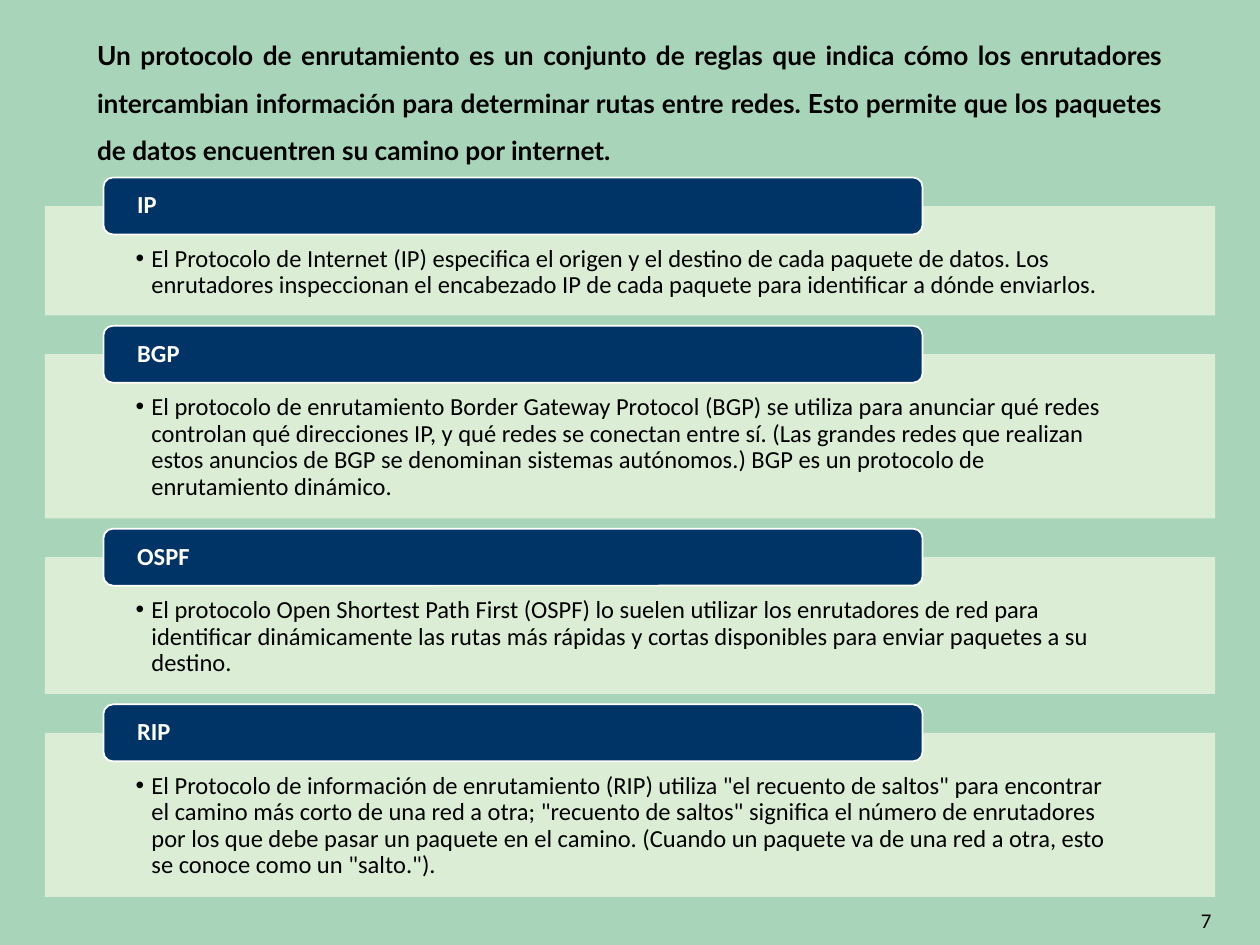
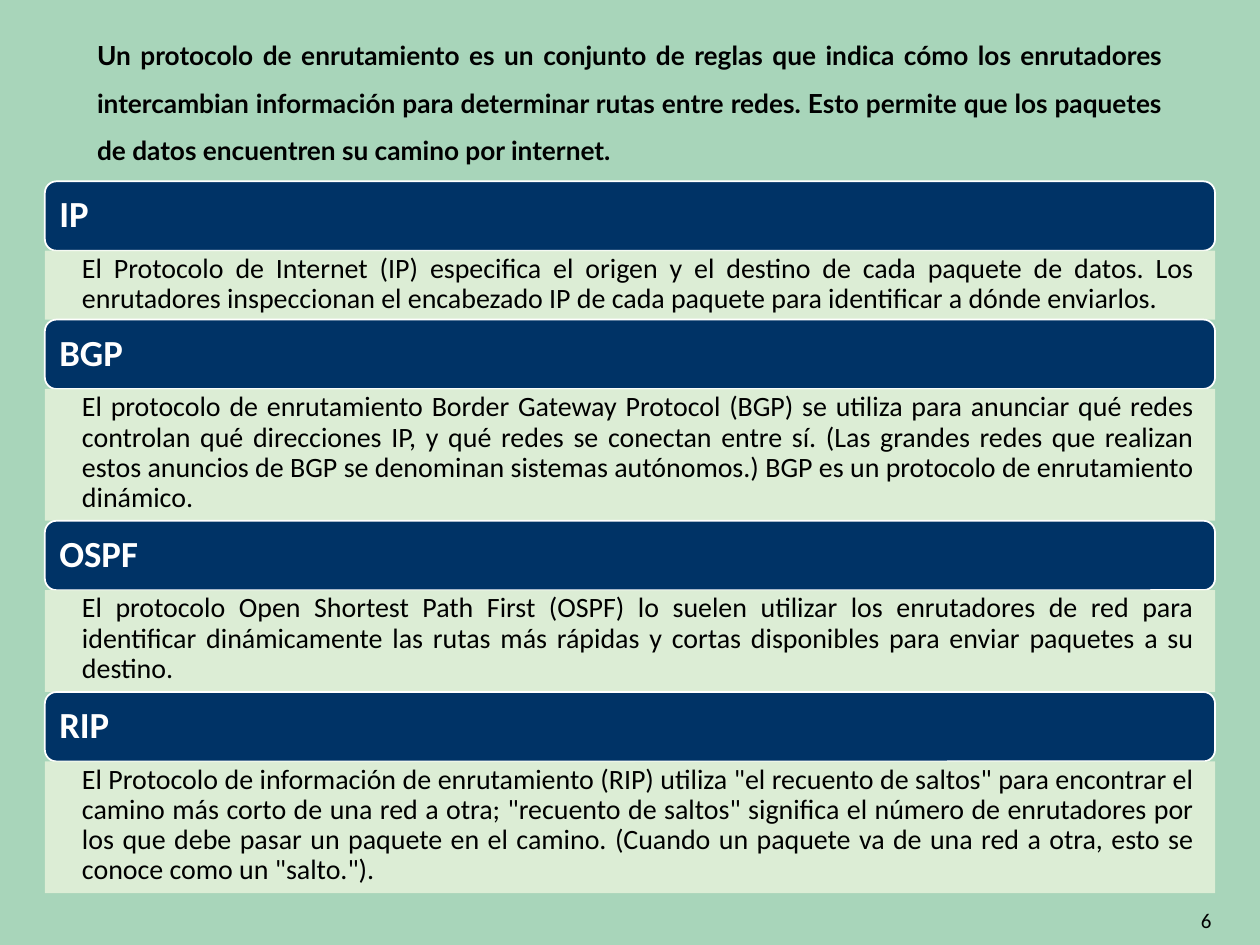
Before and after one commit to oloco2792/Universidad, a slide deck: slide 6 of REDES DE COMPUTADORA/UNIDAD X/UNIDAD X.pptx (slide 7 before the commit). Drawn at 1260x945 pixels with LibreOffice and Linux fonts; fonts in the diff are those of the drawing. Boxes give left, top, right and bottom in pixels: in the first picture for what was removed or moved away, otherwise in the second. Text is boxed around its words. In the diff, an @@ line names an element or a change of style, - is before the commit and + after.

```diff
--- a/REDES DE COMPUTADORA/UNIDAD X/UNIDAD X.pptx
+++ b/REDES DE COMPUTADORA/UNIDAD X/UNIDAD X.pptx
@@ rounded rectangle: place and size @@
-rounded rectangle at [103, 178, 922, 234]
+rounded rectangle at [45, 181, 1216, 251]
@@ size 14 to 21 pt; more space between paragraphs in 4 elements at [59, 342, 123, 367], [59, 543, 138, 568], [59, 714, 109, 738], [59, 203, 88, 227] @@
@@ text "IP": place and size @@
-text "IP" at [137, 197, 157, 213]
+text "IP" at [59, 203, 88, 227]
@@ size 14 to 16 pt; alignment left to justified; bullet •• to none; more space between paragraphs in 4 elements at [82, 769, 1193, 883], [82, 596, 1193, 679], [82, 395, 1193, 508], [82, 257, 1193, 313] @@
@@ text "El Protocolo de Internet (IP) ...": place and size @@
-text "El Protocolo de Internet (IP) ..." at [151, 249, 1096, 297]
+text "El Protocolo de Internet (IP) ..." at [82, 257, 1193, 313]
@@ rectangle: place and size @@
-rectangle at [45, 205, 1216, 315]
+rectangle at [45, 251, 1216, 320]
@@ rounded rectangle: place and size @@
-rounded rectangle at [103, 326, 922, 383]
+rounded rectangle at [45, 320, 1216, 389]
@@ text "BGP": place and size @@
-text "BGP" at [137, 346, 179, 362]
+text "BGP" at [59, 342, 123, 367]
@@ text "El protocolo de enrutamiento Border ...": place and size @@
-text "El protocolo de enrutamiento Border ..." at [151, 397, 1099, 495]
+text "El protocolo de enrutamiento Border ..." at [82, 395, 1193, 508]
@@ rectangle: place and size @@
-rectangle at [45, 354, 1216, 518]
+rectangle at [45, 389, 1216, 522]
@@ rounded rectangle: place and size @@
-rounded rectangle at [103, 529, 922, 586]
+rounded rectangle at [45, 520, 1216, 590]
@@ text "OSPF": place and size @@
-text "OSPF" at [137, 549, 189, 565]
+text "OSPF" at [59, 543, 138, 568]
@@ text "El protocolo Open Shortest Path ...": place and size @@
-text "El protocolo Open Shortest Path ..." at [151, 600, 1087, 671]
+text "El protocolo Open Shortest Path ..." at [82, 596, 1193, 679]
@@ rectangle: place and size @@
-rectangle at [45, 557, 1216, 694]
+rectangle at [45, 590, 1216, 692]
@@ rounded rectangle: place and size @@
-rounded rectangle at [103, 704, 922, 761]
+rounded rectangle at [45, 692, 1216, 761]
@@ text "RIP": place and size @@
-text "RIP" at [137, 724, 170, 740]
+text "RIP" at [59, 714, 109, 738]
@@ text "El Protocolo de información de ...": place and size @@
-text "El Protocolo de información de ..." at [151, 776, 1104, 876]
+text "El Protocolo de información de ..." at [82, 769, 1193, 883]
@@ rectangle: place and size @@
-rectangle at [45, 733, 1216, 897]
+rectangle at [45, 761, 1216, 893]
@@ page number at [1201, 914, 1212, 928]: text changed @@
-7
+6
```
Also in this commit, not shown: 2 other slides changed, 14 slides added, 7 slides removed, 2 other files.
